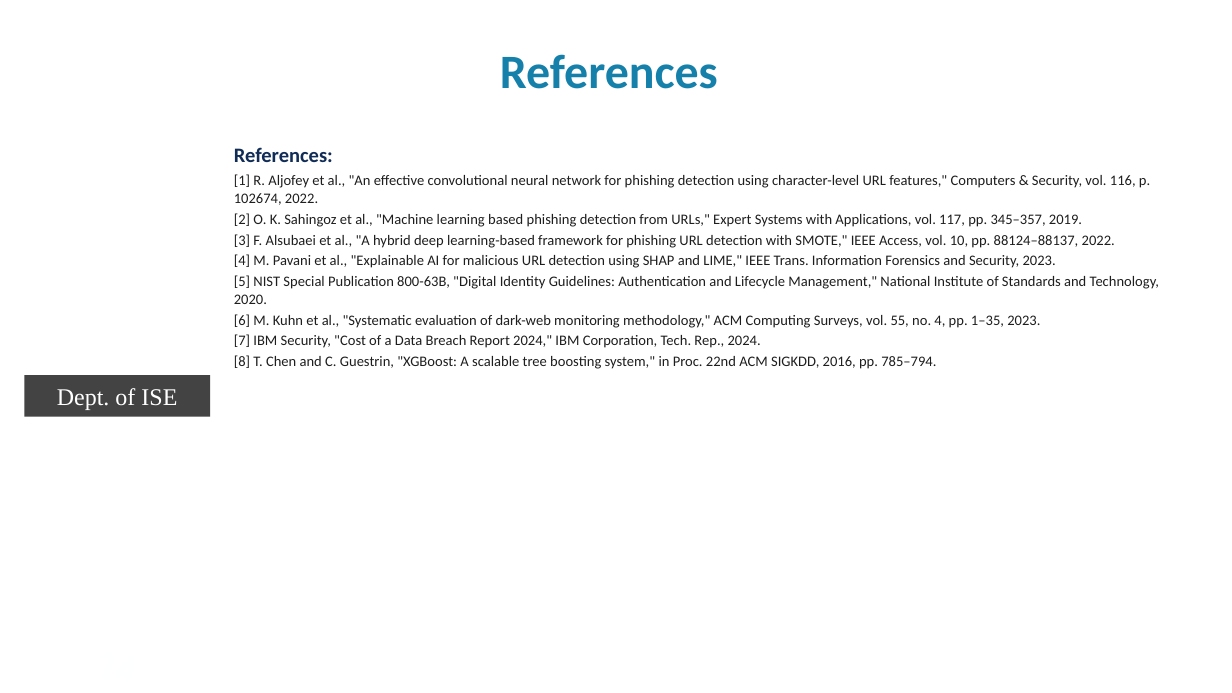
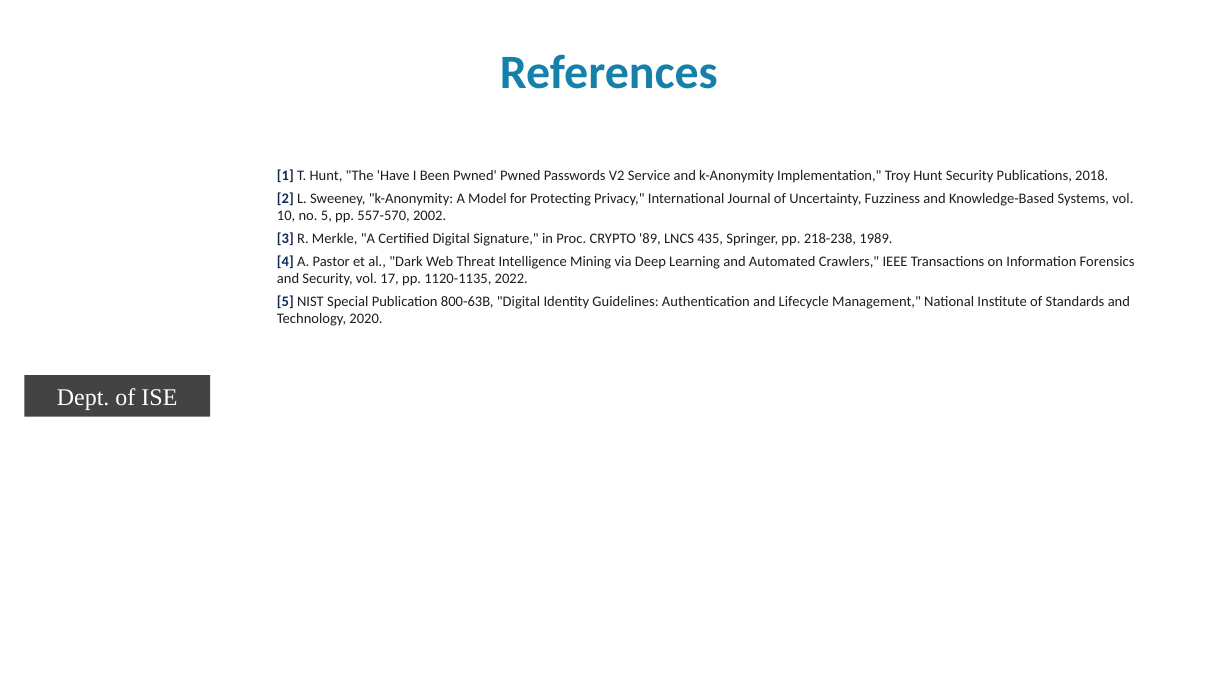
Before and after one commit to premkumarteli/OSINT-BreachShield, a slide deck: slide 15 of docs/Phase2/Final_presentation2 format 2026-27.pptx. Drawn at 1232x693 pixels with LibreOffice and Linux fonts; fonts in the diff are those of the drawing; background and template pictures are left out. Boxes give left, top, right and bottom in pixels: in the first picture for what was removed or moved away, otherwise in the second. Text is boxed around its words. In the diff, an @@ line names an element or a change of style, - is before the commit and + after.

Commit message:
docs(phase2): save updated presentation and project report documents

```diff
--- a/docs/Phase2/Final_presentation2 format 2026-27.pptx
+++ b/docs/Phase2/Final_presentation2 format 2026-27.pptx
@@ text "[1] T. Hunt, "The 'Have ...": place and size @@
-text "[1] T. Hunt, "The 'Have ..." at (234, 147, 1159, 369)
+text "[1] T. Hunt, "The 'Have ..." at (277, 169, 1135, 326)
@@ text at (277, 169, 1135, 286): text changed @@
-References:
-[1] R. Aljofey et al., "An effective convolutional neural network for phishing detection using character-level URL features," Computers & Security, vol. 116, p. 102674, 2022.
-[2] O. K. Sahingoz et al., "Machine learning based phishing detection from URLs," Expert Systems with Applications, vol. 117, pp. 345–357, 2019.
-[3] F. Alsubaei et al., "A hybrid deep learning-based framework for phishing URL detection with SMOTE," IEEE Access, vol. 10, pp. 88124–88137, 2022.
-[4] M. Pavani et al., "Explainable AI for malicious URL detection using SHAP and LIME," IEEE Trans. Information Forensics and Security, 2023.
+[1] T. Hunt, "The 'Have I Been Pwned' Pwned Passwords V2 Service and k-Anonymity Implementation," Troy Hunt Security Publications, 2018.
+[2] L. Sweeney, "k-Anonymity: A Model for Protecting Privacy," International Journal of Uncertainty, Fuzziness and Knowledge-Based Systems, vol. 10, no. 5, pp. 557-570, 2002.
+[3] R. Merkle, "A Certified Digital Signature," in Proc. CRYPTO '89, LNCS 435, Springer, pp. 218-238, 1989.
+[4] A. Pastor et al., "Dark Web Threat Intelligence Mining via Deep Learning and Automated Crawlers," IEEE Transactions on Information Forensics and Security, vol. 17, pp. 1120-1135, 2022.
@@ text at (277, 295, 1130, 326): text colour #1E1E1E to #102C57, bold on in "[5]"; more space between paragraphs @@
@@ text at (234, 314, 1040, 369): paragraphs removed @@
-[6] M. Kuhn et al., "Systematic evaluation of dark-web monitoring methodology," ACM Computing Surveys, vol. 55, no. 4, pp. 1–35, 2023.
-[7] IBM Security, "Cost of a Data Breach Report 2024," IBM Corporation, Tech. Rep., 2024.
-[8] T. Chen and C. Guestrin, "XGBoost: A scalable tree boosting system," in Proc. 22nd ACM SIGKDD, 2016, pp. 785–794.
```
Also in this commit, not shown: 15 other slides changed, 25 other files.
